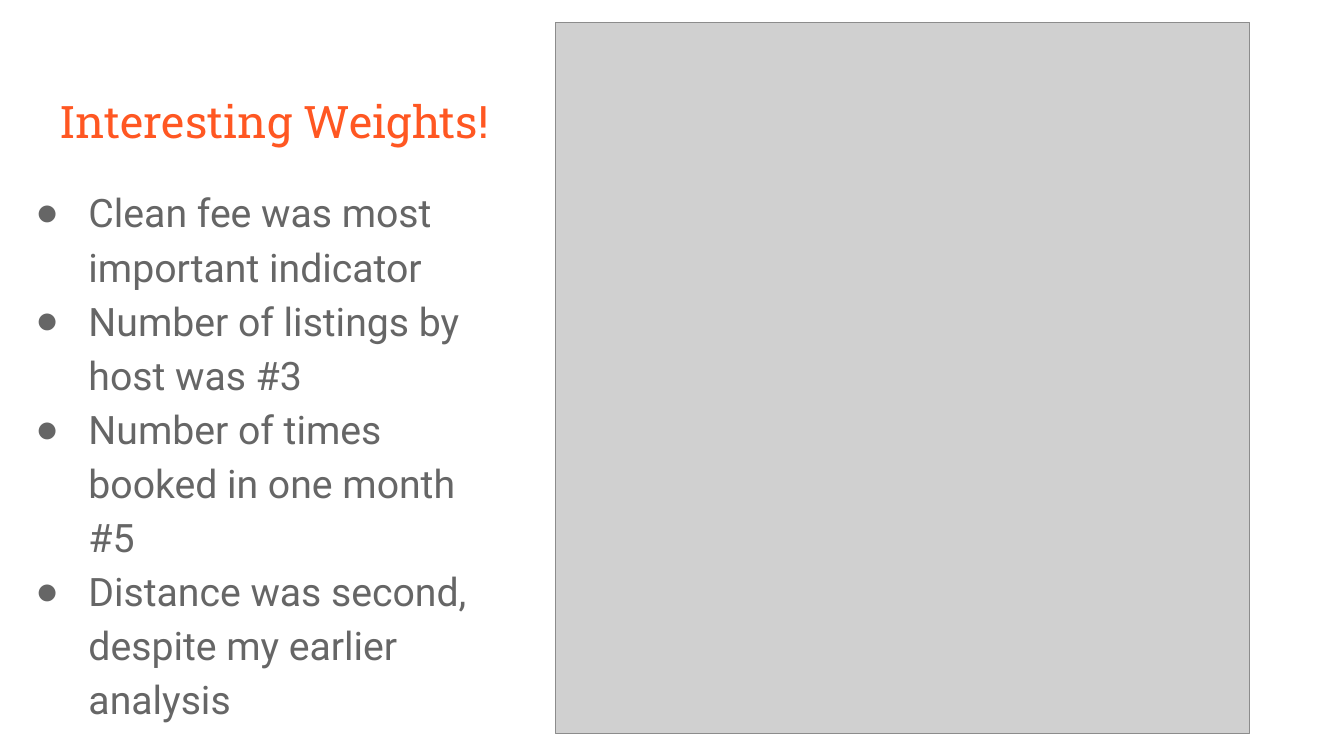
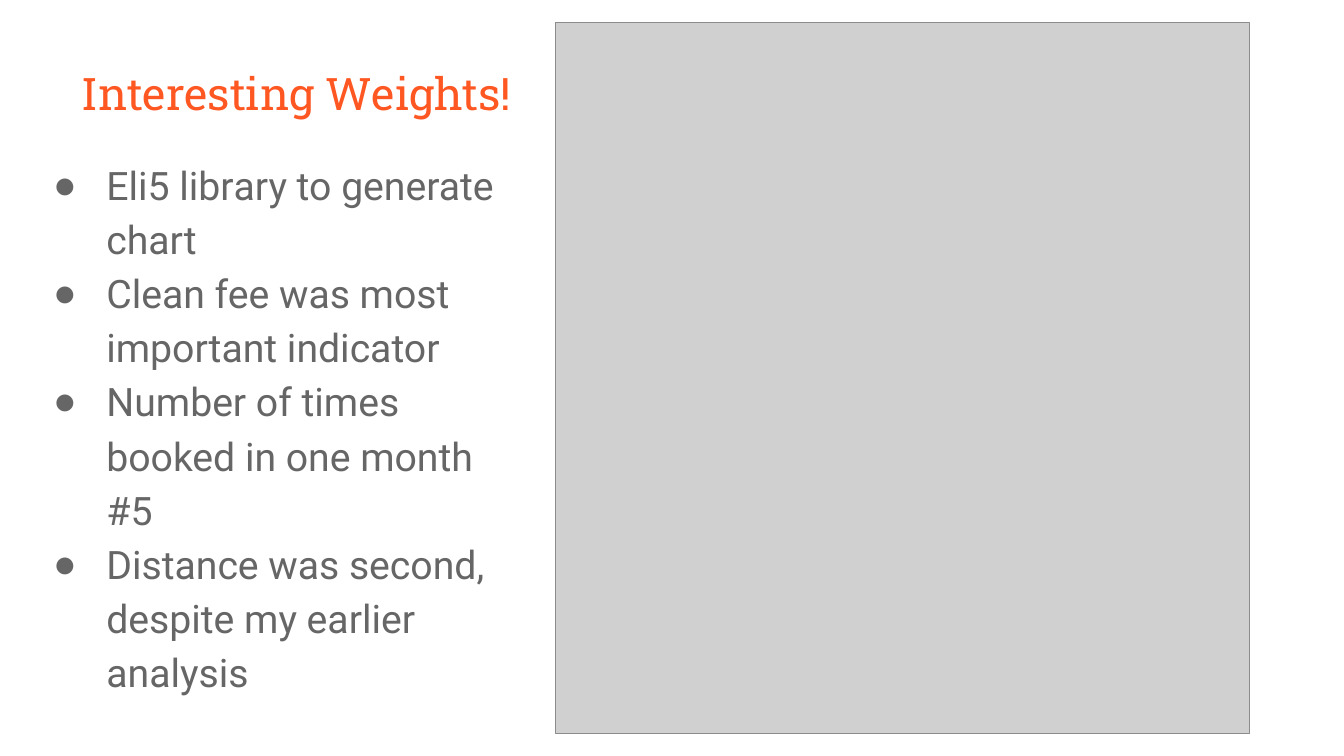
Before and after one commit to LoriHarris/Airbnb_ML, a slide deck: slide 30 of Airbnb_intoTheFuture.pptx. Drawn at 1344x756 pixels with LibreOffice and Linux fonts; fonts in the diff are those of the drawing; grey boxes stand for pictures. Boxes give left, top, right and bottom in pixels: in the first picture for what was removed or moved away, otherwise in the second. Text is boxed around its words. In the diff, an @@ line names an element or a change of style, - is before the commit and + after.

```diff
--- a/Airbnb_intoTheFuture.pptx
+++ b/Airbnb_intoTheFuture.pptx
@@ title "Interesting Weights!" moved from (x1=59, y1=104, x2=488, y2=148) to (x1=82, y1=76, x2=511, y2=120) @@
@@ text "Eli5 library to generate chart" moved from (x1=88, y1=197, x2=466, y2=723) to (x1=106, y1=170, x2=493, y2=696) @@
@@ text at (x1=106, y1=170, x2=493, y2=255): paragraph added @@
+● Eli5 library to generate chart
@@ text at (x1=88, y1=306, x2=459, y2=391): paragraph removed @@
-● Number of listings by host was #3
```
Also in this commit, not shown: 1 other slide changed, 1 slide added, 1 slide removed.
